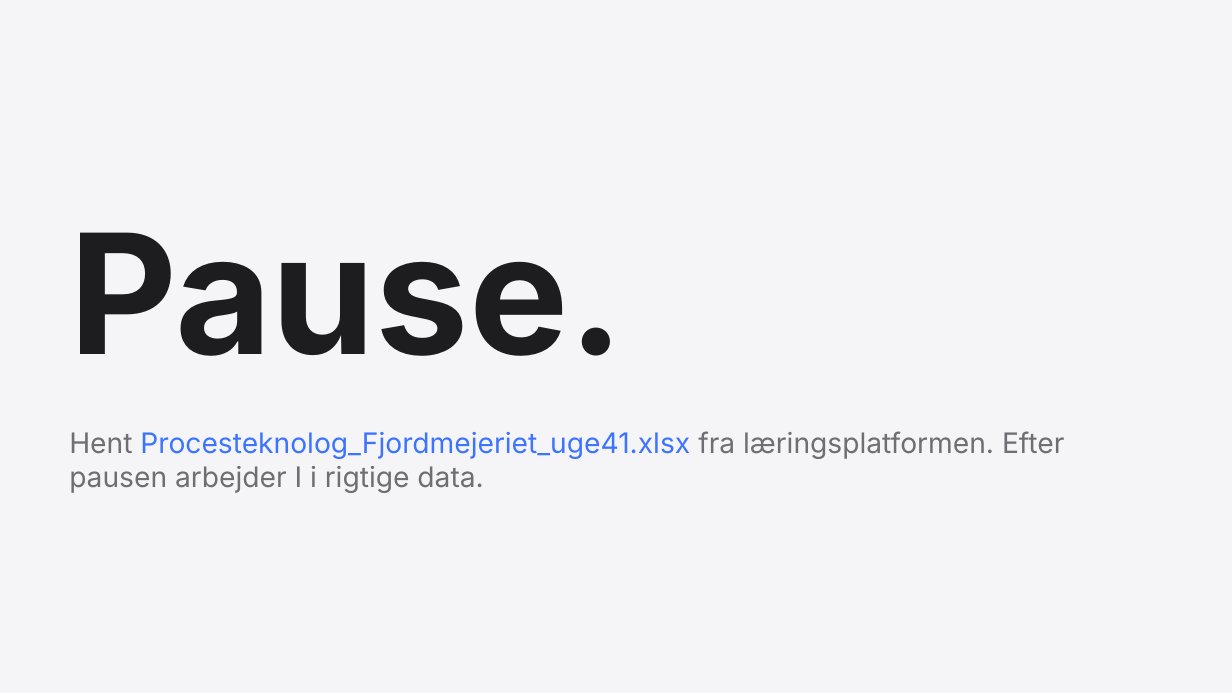
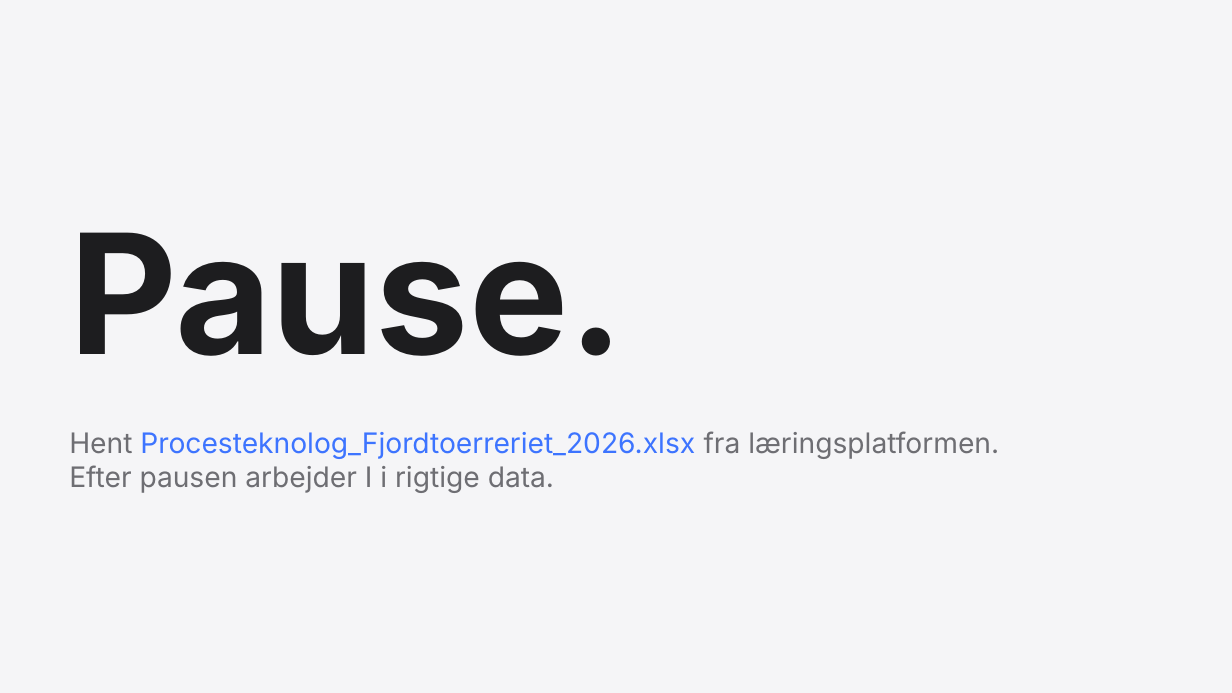
Before and after one commit to andr8769-ui/ucl-ai-undervisning, a slide deck: slide 21 of private/proces/praesentation.pptx. Drawn at 1232x693 pixels with LibreOffice and Linux fonts; fonts in the diff are those of the drawing. Boxes give left, top, right and bottom in pixels: in the first picture for what was removed or moved away, otherwise in the second. Text is boxed around its words. In the diff, an @@ line names an element or a change of style, - is before the commit and + after.

```diff
--- a/private/proces/praesentation.pptx
+++ b/private/proces/praesentation.pptx
@@ text at (69,431,999,493): text changed @@
-Hent Procesteknolog_Fjordmejeriet_uge41.xlsx fra læringsplatformen. Efter pausen arbejder I i rigtige data.
+Hent Procesteknolog_Fjordtoerreriet_2026.xlsx fra læringsplatformen. Efter pausen arbejder I i rigtige data.
```
Also in this commit, not shown: 11 other slides changed, 1 slide added, 1 slide removed, 26 other files.
